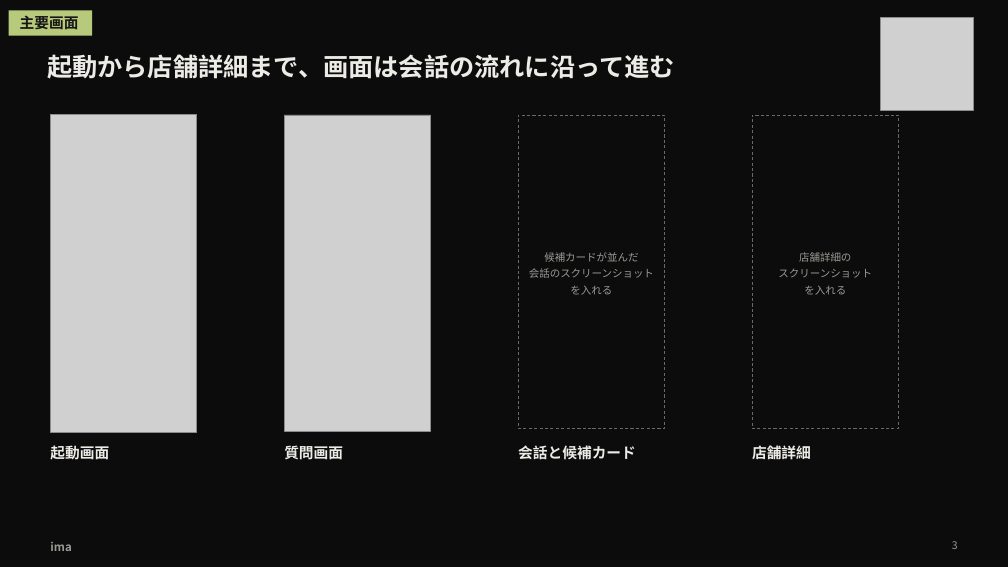
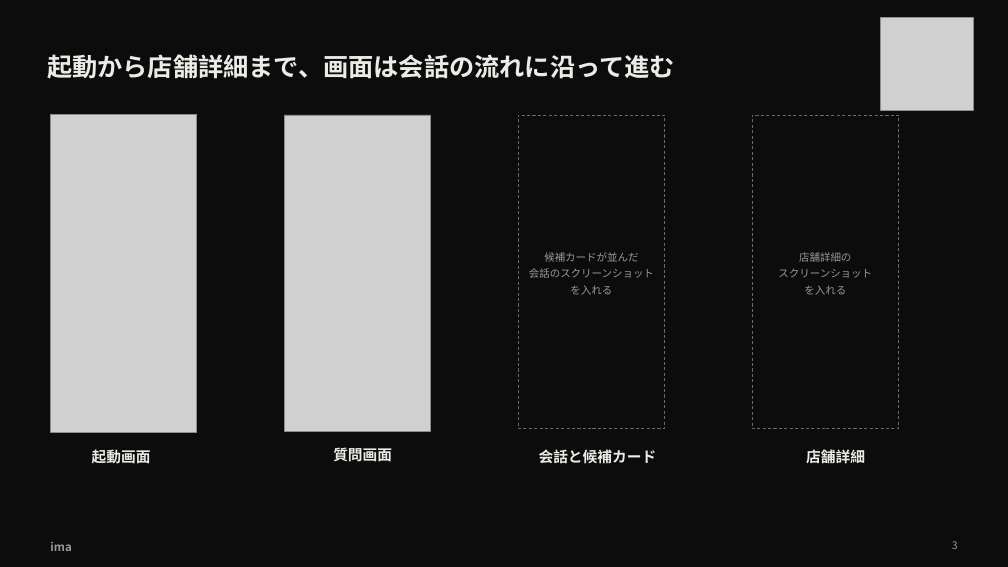
Before and after one commit to takapom/ima-app, a slide deck: slide 4 of docs/pitch/ima-pitch.pptx. Drawn at 1008x567 pixels with LibreOffice and Linux fonts; fonts in the diff are those of the drawing; grey boxes stand for pictures. Boxes give left, top, right and bottom in pixels: in the first picture for what was removed or moved away, otherwise in the second. Text is boxed around its words. In the diff, an @@ line names an element or a change of style, - is before the commit and + after.

```diff
--- a/docs/pitch/ima-pitch.pptx
+++ b/docs/pitch/ima-pitch.pptx
@@ rectangle removed at <box>8,11,91,36</box> @@
-主要画面
@@ text "起動画面": place and size @@
-text "起動画面" at <box>50,444,109,463</box>
+text "起動画面" at <box>92,448,151,467</box>
@@ text "質問画面": place and size @@
-text "質問画面" at <box>284,444,343,463</box>
+text "質問画面" at <box>333,446,392,465</box>
@@ text "会話と候補カード": place and size @@
-text "会話と候補カード" at <box>518,445,636,460</box>
+text "会話と候補カード" at <box>539,449,657,464</box>
@@ text "店舗詳細": place and size @@
-text "店舗詳細" at <box>752,444,811,463</box>
+text "店舗詳細" at <box>806,448,865,467</box>
```
Also in this commit, not shown: 7 other slides changed, 5 other files.
